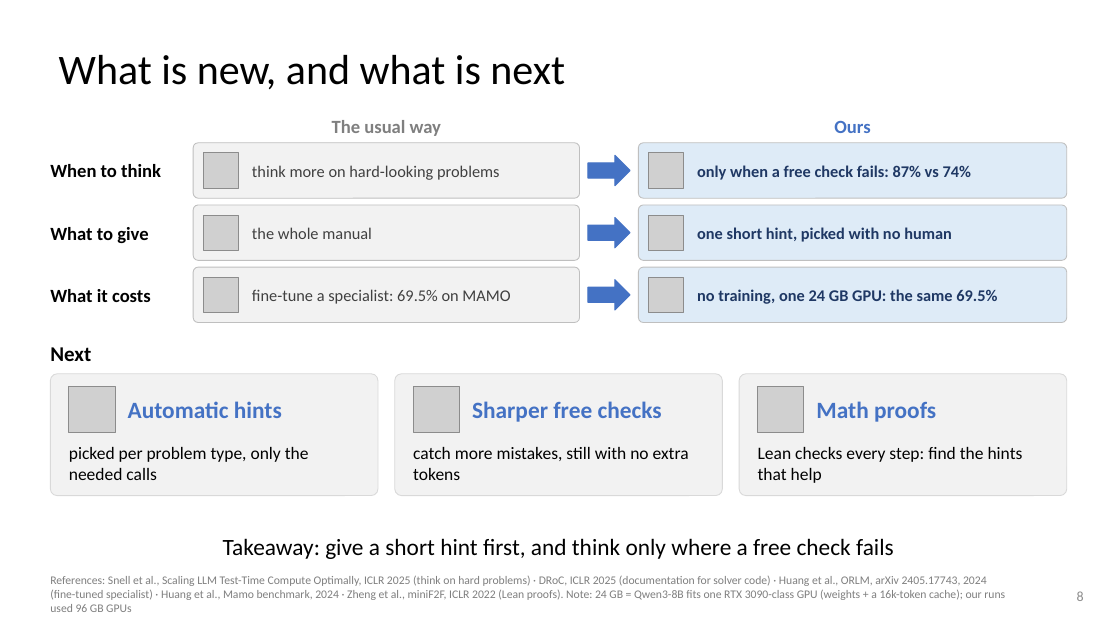
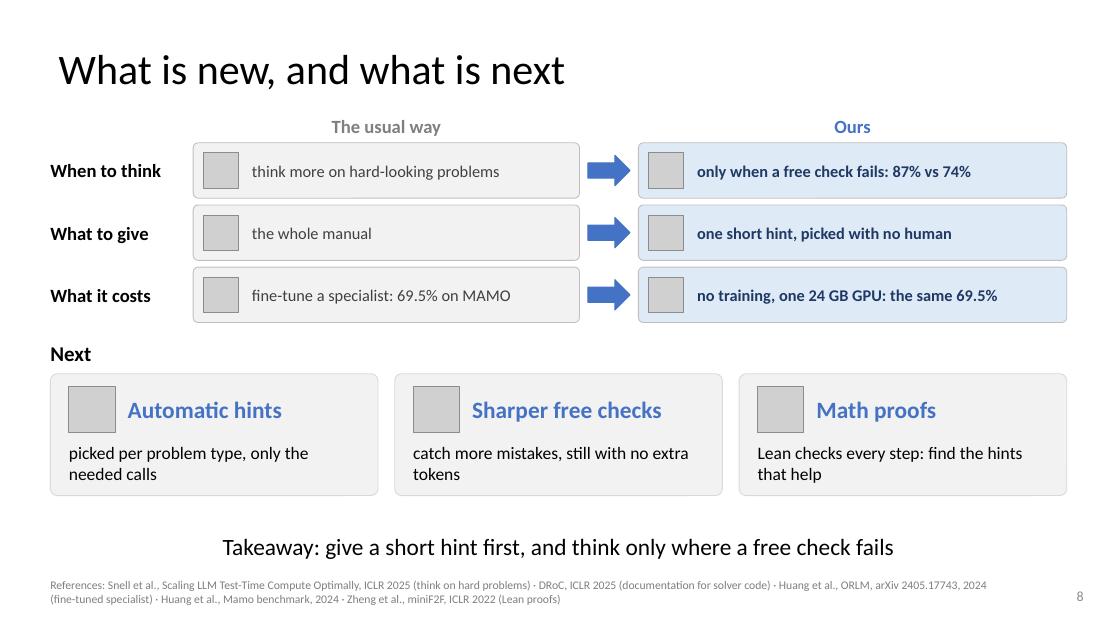
Before and after one commit to dlwns147/CSED490E_Project_Team5, a slide deck: slide 8 of Proposal_Team5.pptx. Drawn at 1120x630 pixels with LibreOffice and Linux fonts; fonts in the diff are those of the drawing; grey boxes stand for pictures. Boxes give left, top, right and bottom in pixels: in the first picture for what was removed or moved away, otherwise in the second. Text is boxed around its words. In the diff, an @@ line names an element or a change of style, - is before the commit and + after.

```diff
--- a/Proposal_Team5.pptx
+++ b/Proposal_Team5.pptx
@@ text at <box>50,581,987,605</box>: text changed @@
-References: Snell et al., Scaling LLM Test-Time Compute Optimally, ICLR 2025 (think on hard problems) · DRoC, ICLR 2025 (documentation for solver code) · Huang et al., ORLM, arXiv 2405.17743, 2024 (fine-tuned specialist) · Huang et al., Mamo benchmark, 2024 · Zheng et al., miniF2F, ICLR 2022 (Lean proofs). Note: 24 GB = Qwen3-8B fits one RTX 3090-class GPU (weights + a 16k-token cache); our runs used 96 GB GPUs
+References: Snell et al., Scaling LLM Test-Time Compute Optimally, ICLR 2025 (think on hard problems) · DRoC, ICLR 2025 (documentation for solver code) · Huang et al., ORLM, arXiv 2405.17743, 2024 (fine-tuned specialist) · Huang et al., Mamo benchmark, 2024 · Zheng et al., miniF2F, ICLR 2022 (Lean proofs)
@@ text "References: Snell et al., Scaling ..." at <box>50,581,987,605</box>: vertical alignment top to middle @@
```
Also in this commit, not shown: 3 other files.
